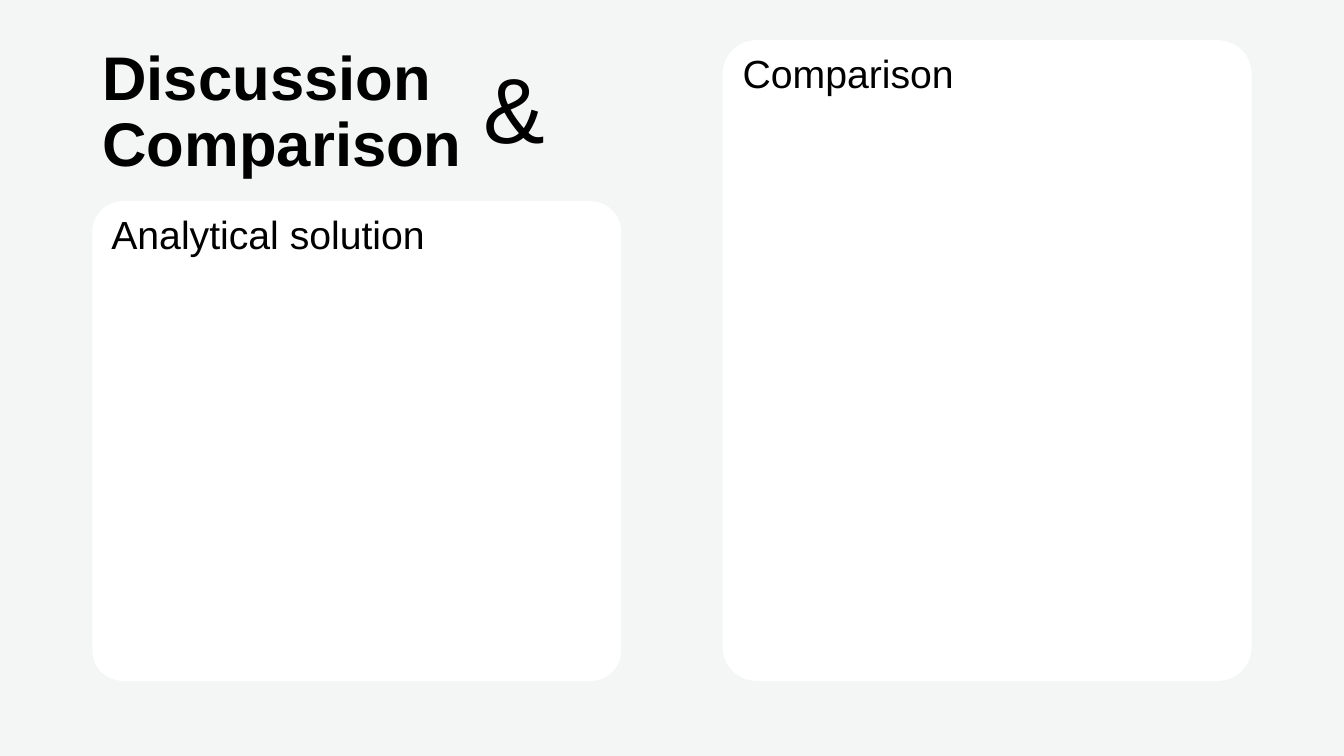
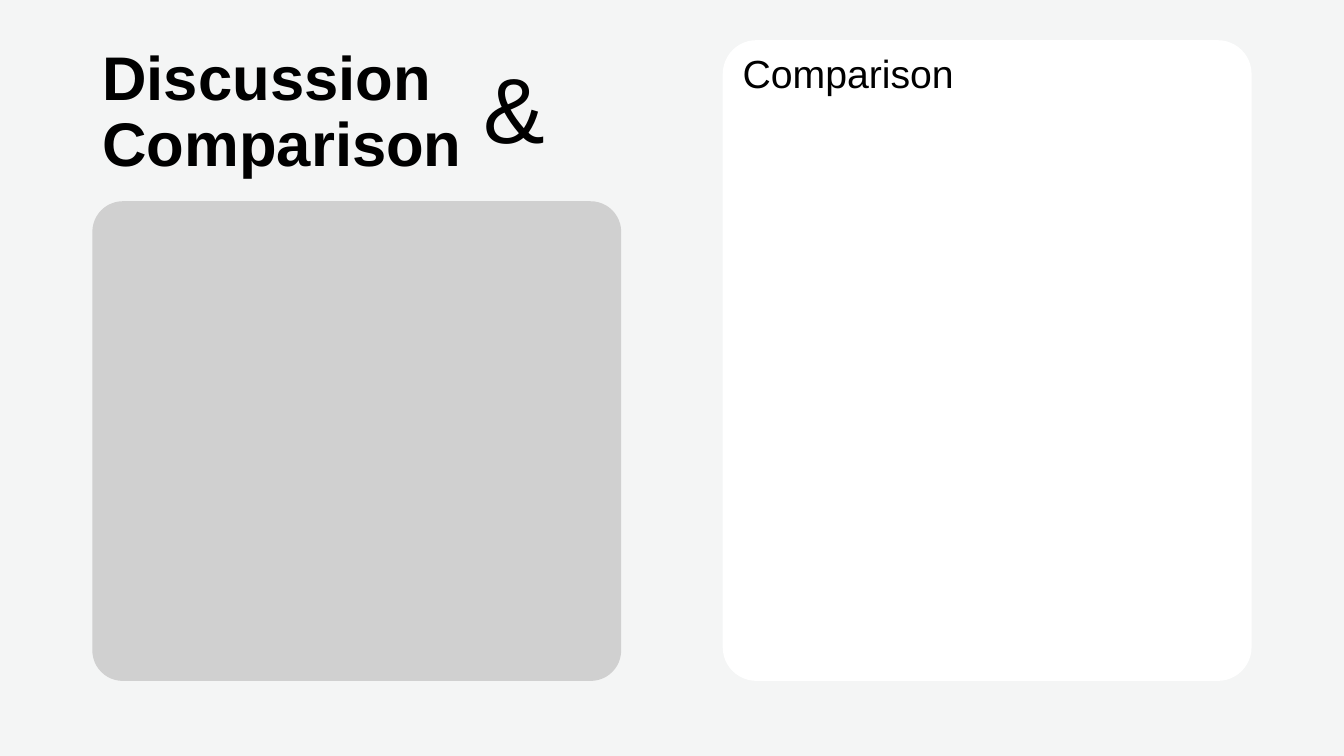
Before and after one commit to sigurdhum/ELEMENT_METHOD, a slide deck: slide 8 of presentation/elementMethod_EXAM_PP.pptx. Drawn at 1344x756 pixels with LibreOffice and Linux fonts; fonts in the diff are those of the drawing; grey boxes stand for pictures. Boxes give left, top, right and bottom in pixels: in the first picture for what was removed or moved away, otherwise in the second. Text is boxed around its words. In the diff, an @@ line names an element or a change of style, - is before the commit and + after.

```diff
--- a/presentation/elementMethod_EXAM_PP.pptx
+++ b/presentation/elementMethod_EXAM_PP.pptx
@@ rounded rectangle removed at <box>93,202,622,682</box> @@
-Analytical solution
@@ picture added at <box>93,202,622,682</box> @@
```
Also in this commit, not shown: 2 other slides changed, 12 other files.
